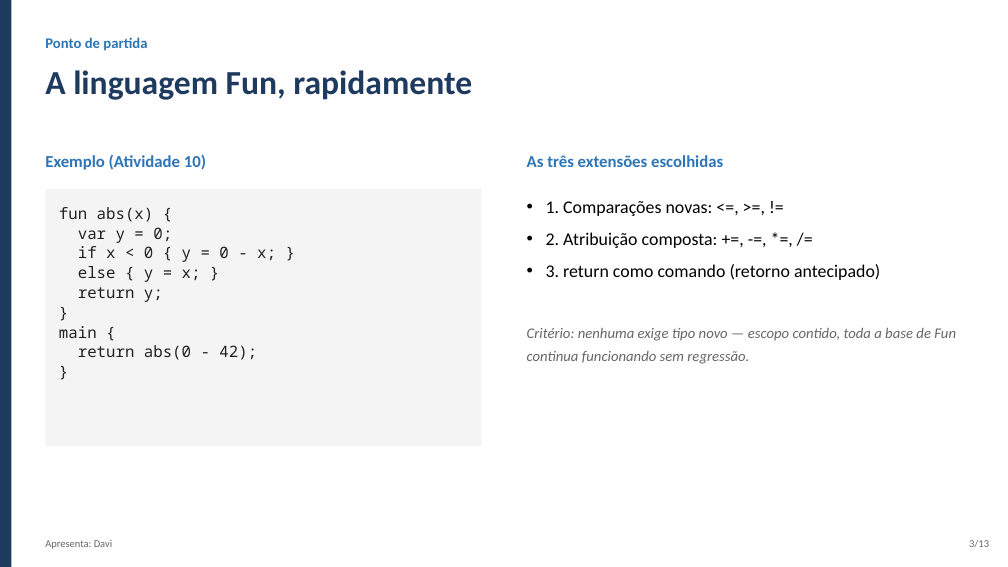
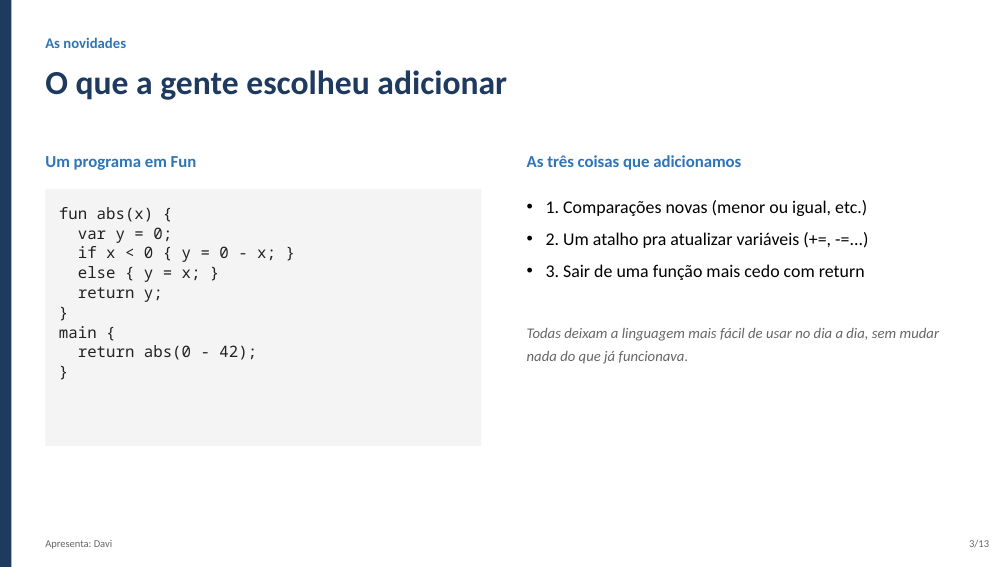
Before and after one commit to gabrielbribeiroo/CompilerConstruction_UFPB, a slide deck: slide 3 of apresentacao-projeto-final/apresentacao.pptx. Drawn at 1008x567 pixels with LibreOffice and Linux fonts; fonts in the diff are those of the drawing. Boxes give left, top, right and bottom in pixels: in the first picture for what was removed or moved away, otherwise in the second. Text is boxed around its words. In the diff, an @@ line names an element or a change of style, - is before the commit and + after.

Commit message:
docs(projeto-final): deixa o roteiro mais humano e focado nas extensoes
Reescreve as falas do roteiro num tom de conversa, sem jargao tecnico
sem explicacao, e ajusta os slides pra combinar (menos codigo/BNF,
mais exemplos do tipo "antes e depois" mostrando o que cada extensao
muda na pratica).

```diff
--- a/apresentacao-projeto-final/apresentacao.pptx
+++ b/apresentacao-projeto-final/apresentacao.pptx
@@ text at box(45, 37, 126, 48): text changed @@
-Ponto de partida
+As novidades
@@ text at box(45, 70, 507, 100): text changed @@
-A linguagem Fun, rapidamente
+O que a gente escolheu adicionar
@@ text at box(45, 156, 197, 170): text changed @@
-Exemplo (Atividade 10)
+Um programa em Fun
@@ text at box(527, 155, 741, 170): text changed @@
-As três extensões escolhidas
+As três coisas que adicionamos
@@ text at box(527, 200, 939, 364): text changed @@
-• 1. Comparações novas: <=, >=, !=
-• 2. Atribuição composta: +=, -=, *=, /=
-• 3. return como comando (retorno antecipado)
-Critério: nenhuma exige tipo novo — escopo contido, toda a base de Fun continua funcionando sem regressão.
+• 1. Comparações novas (menor ou igual, etc.)
+• 2. Um atalho pra atualizar variáveis (+=, -=...)
+• 3. Sair de uma função mais cedo com return
+Todas deixam a linguagem mais fácil de usar no dia a dia, sem mudar nada do que já funcionava.
```
Also in this commit, not shown: 5 other slides changed, 5 slides added, 5 slides removed, 2 other files.
